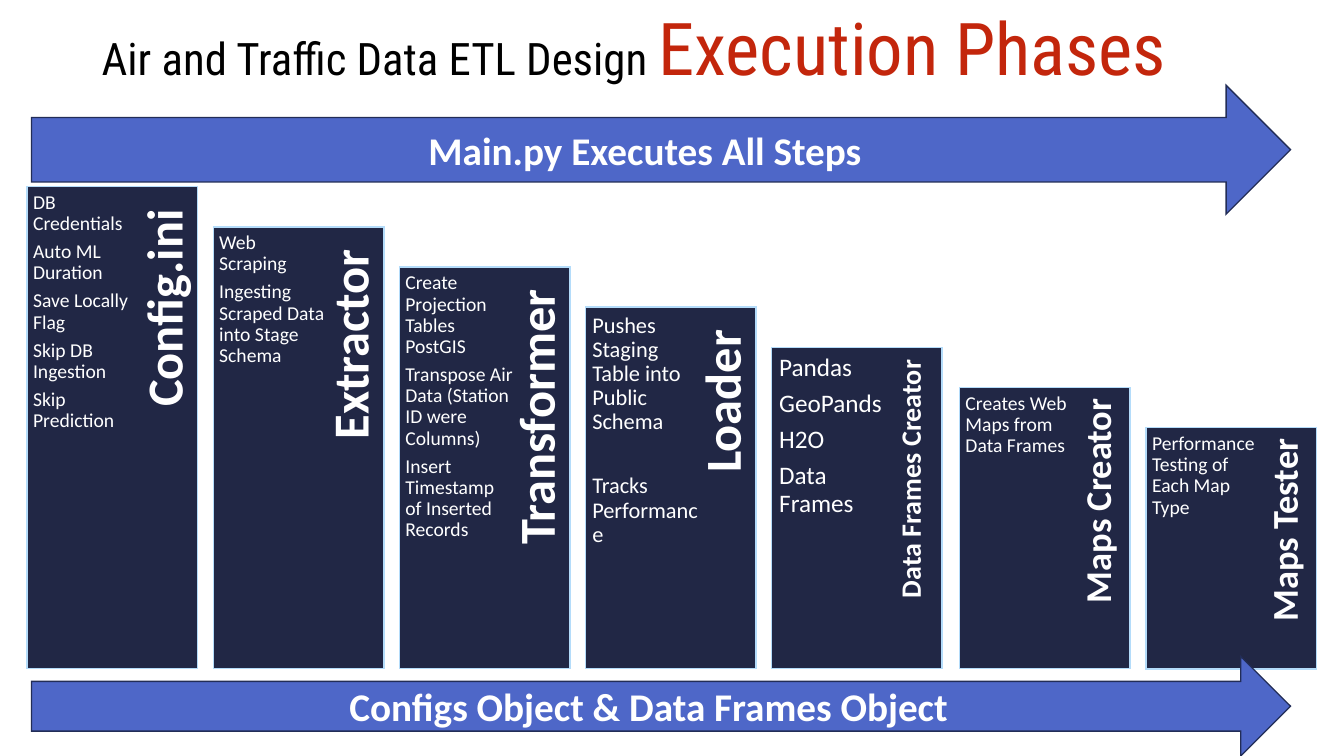
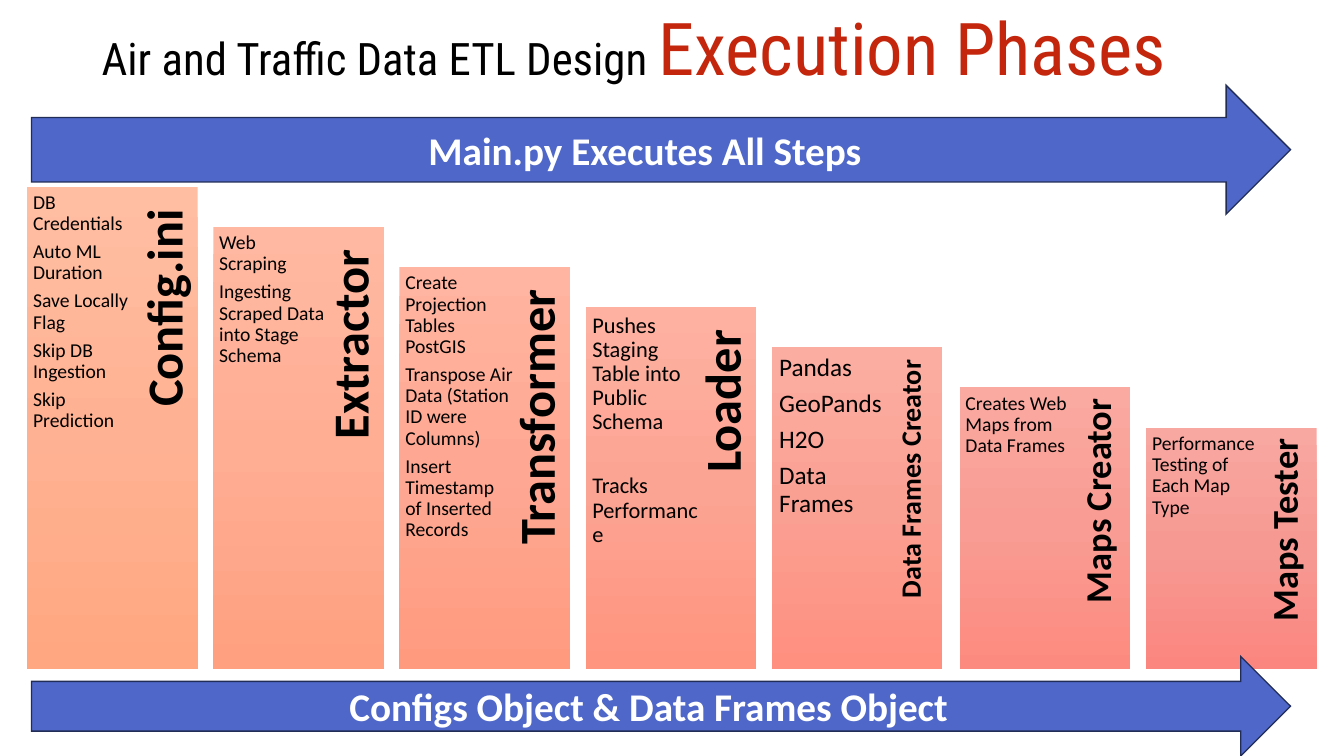
Before and after one commit to shalabyamr/Web_Maps_with_Auto_ML_Forecasts, a slide deck: slide 6 of Report/Pipeline_Process.pptx. Drawn at 1344x756 pixels with LibreOffice and Linux fonts; fonts in the diff are those of the drawing. Boxes give left, top, right and bottom in pixels: in the first picture for what was removed or moved away, otherwise in the second. Text is boxed around its words. In the diff, an @@ line names an element or a change of style, - is before the commit and + after.

```diff
--- a/Report/Pipeline_Process.pptx
+++ b/Report/Pipeline_Process.pptx
@@ rectangle at bbox=[27, 187, 198, 668]: fill #212745 to gradient #FFBFA3 to #FFB394 to #FFA881; outline #B4DCFA 1 pt to none @@
@@ rectangle at bbox=[214, 227, 384, 668]: fill #212745 to gradient #FFBAA2 to #FFAD93 to #FFA180; outline #B4DCFA 1 pt to none @@
@@ rectangle at bbox=[399, 267, 570, 669]: fill #212745 to gradient #FFB5A2 to #FEA893 to #FF9B80; outline #B4DCFA 1 pt to none @@
@@ rectangle at bbox=[586, 308, 756, 669]: fill #212745 to gradient #FEB1A2 to #FDA493 to #FF957F; outline #B4DCFA 1 pt to none @@
@@ rectangle at bbox=[772, 348, 943, 669]: fill #212745 to gradient #FDAEA2 to #FBA093 to #FF8F7F; outline #B4DCFA 1 pt to none @@
@@ rectangle at bbox=[960, 387, 1130, 668]: fill #212745 to gradient #FBABA2 to #F99D94 to #FD8B7F; outline #B4DCFA 1 pt to none @@
@@ text colour #FFFFFF to #000000 in 14 elements at bbox=[507, 315, 568, 537], bbox=[321, 269, 382, 434], bbox=[693, 344, 754, 469], bbox=[135, 228, 196, 401], bbox=[894, 370, 928, 597], bbox=[33, 196, 128, 427], bbox=[1077, 412, 1121, 601], bbox=[219, 235, 324, 362], bbox=[1263, 448, 1307, 619], bbox=[405, 276, 513, 536], bbox=[592, 317, 681, 429], bbox=[779, 358, 882, 513], bbox=[965, 396, 1067, 452], bbox=[1152, 436, 1255, 517] @@
@@ rectangle at bbox=[1146, 427, 1317, 668]: fill #212745 to gradient #FAA8A2 to #F89A94 to #FB877F; outline #B4DCFA 1 pt to none @@
```
Also in this commit, not shown: 1 other slide changed, 1 other file.
